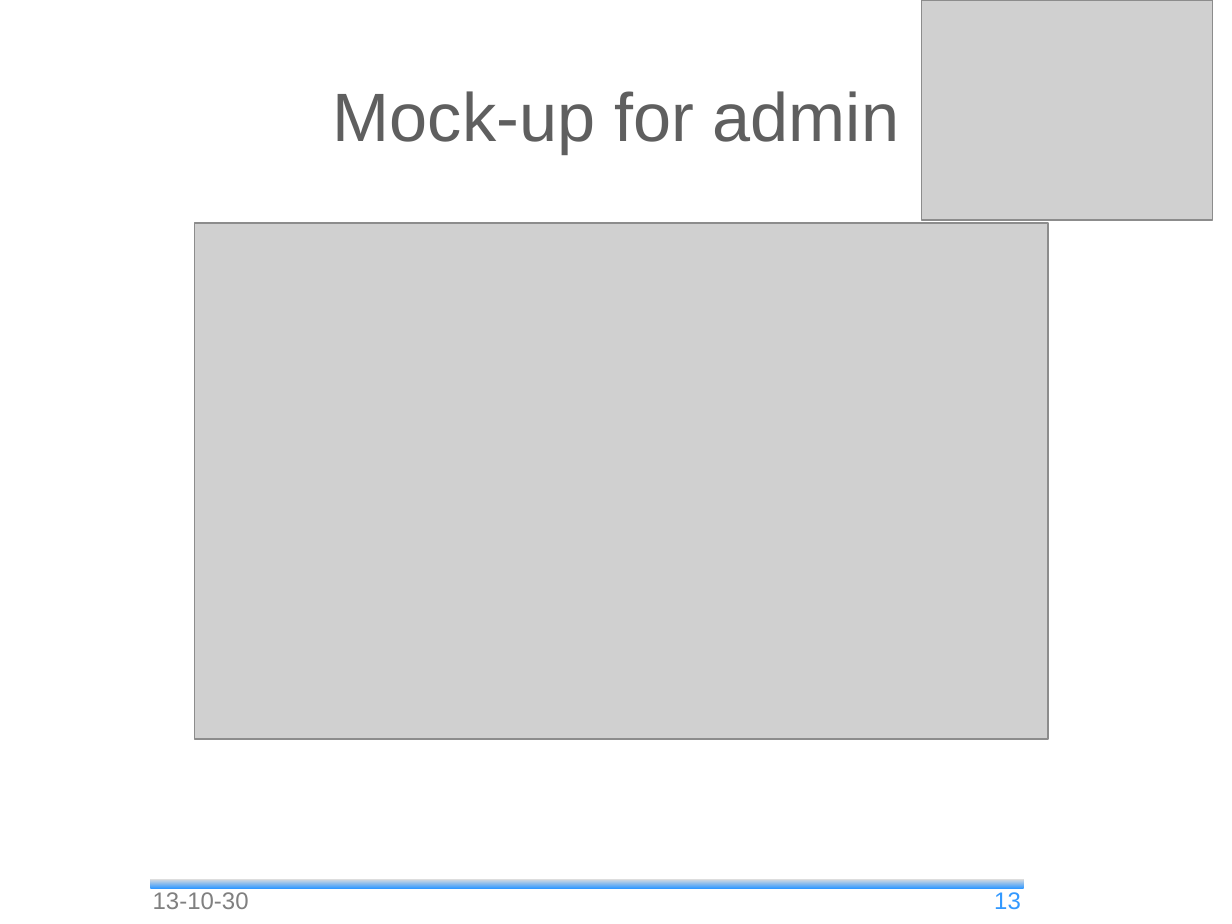
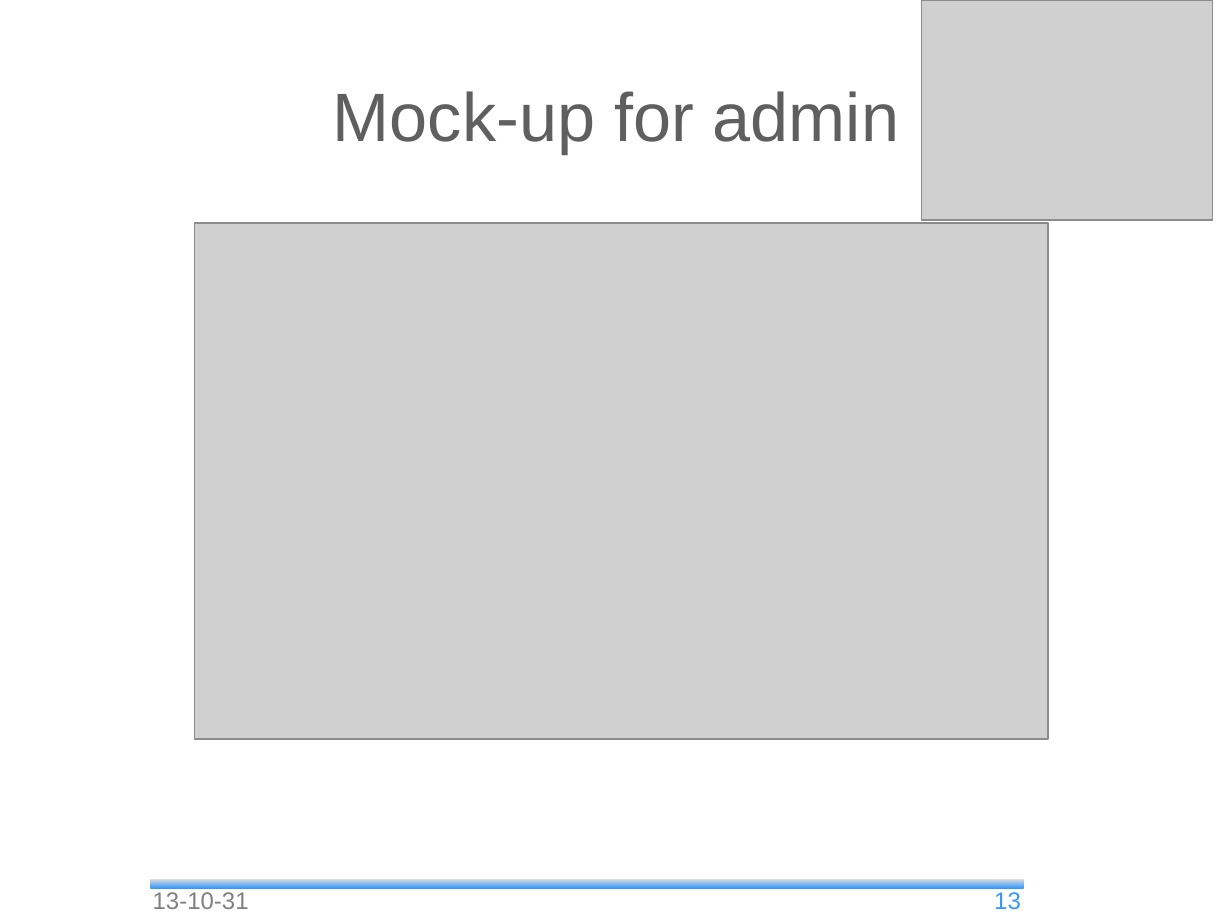
Before and after one commit to andrea-bottoli/DSD, a slide deck: slide 13 of Documentation/Presentation/13_44/Project_Requiremets_Definitions_&_Design.odp. Drawn at 1232x924 pixels with LibreOffice and Linux fonts; fonts in the diff are those of the drawing; grey boxes stand for pictures; background and template pictures are left out. Boxes give left, top, right and bottom in pixels: in the first picture for what was removed or moved away, otherwise in the second. Text is boxed around its words. In the diff, an @@ line names an element or a change of style, - is before the commit and + after.

```diff
--- a/Documentation/Presentation/13_44/Project_Requiremets_Definitions_&_Design.odp
+++ b/Documentation/Presentation/13_44/Project_Requiremets_Definitions_&_Design.odp
@@ text at (x1=153, y1=892, x2=249, y2=909): text changed @@
-13-10-30
+13-10-31
```
Also in this commit, not shown: 21 other slides changed, 1 other file.
